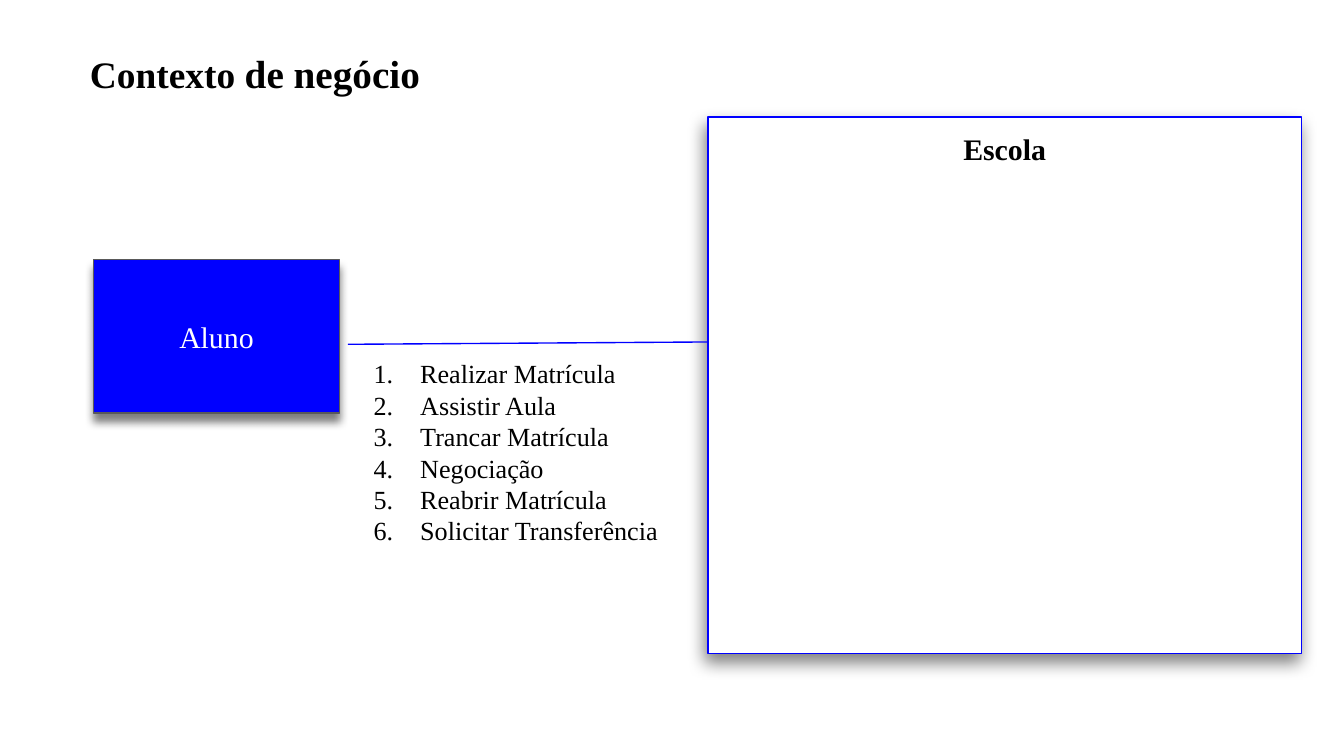
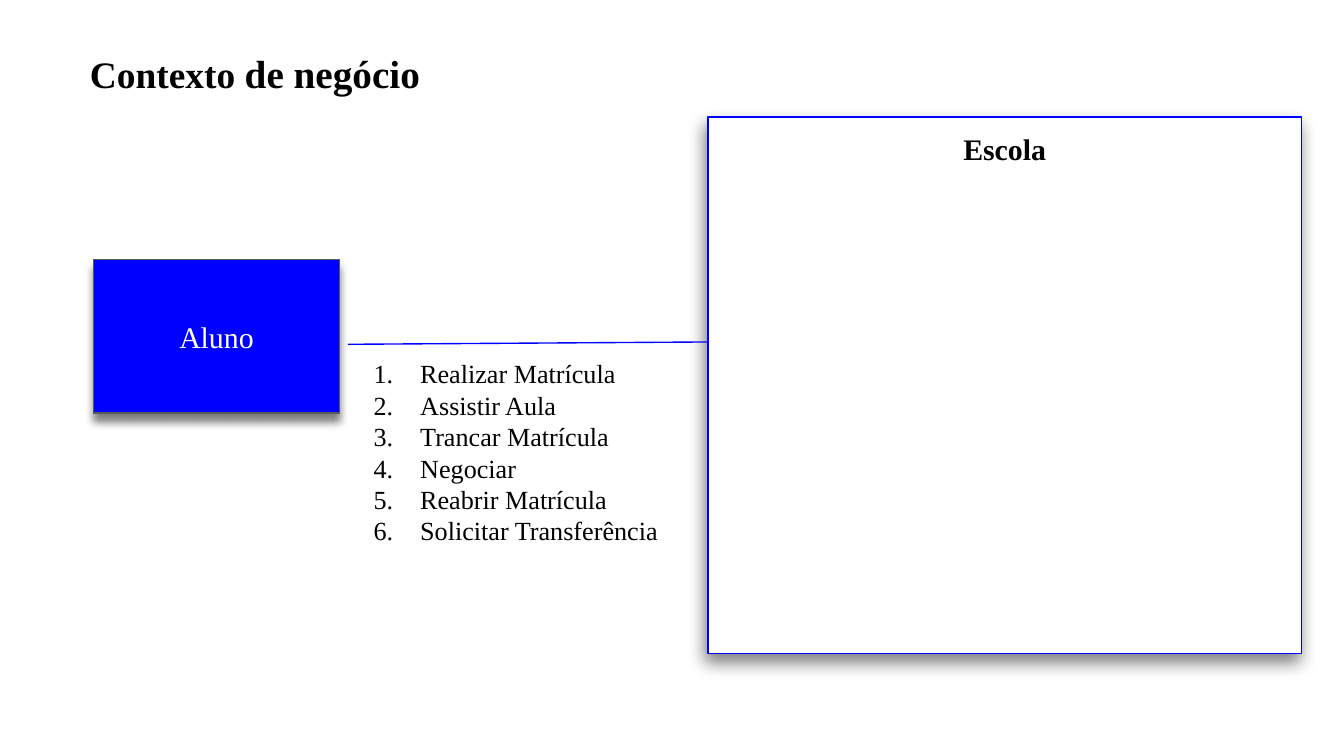
Before and after one commit to troogg/Madara, a slide deck: slide 1 of Artefatos/15. Arquitetura de negócio para cada cenário.pptx. Drawn at 1344x756 pixels with LibreOffice and Linux fonts; fonts in the diff are those of the drawing. Boxes give left, top, right and bottom in pixels: in the first picture for what was removed or moved away, otherwise in the second. Text is boxed around its words. In the diff, an @@ line names an element or a change of style, - is before the commit and + after.

```diff
--- a/Artefatos/15. Arquitetura de negócio para cada cenário.pptx
+++ b/Artefatos/15. Arquitetura de negócio para cada cenário.pptx
@@ text at (420,460,516,484): text changed @@
-4. Negociação
+4. Negociar
```
Also in this commit, not shown: 2 other slides changed, 6 other files.
